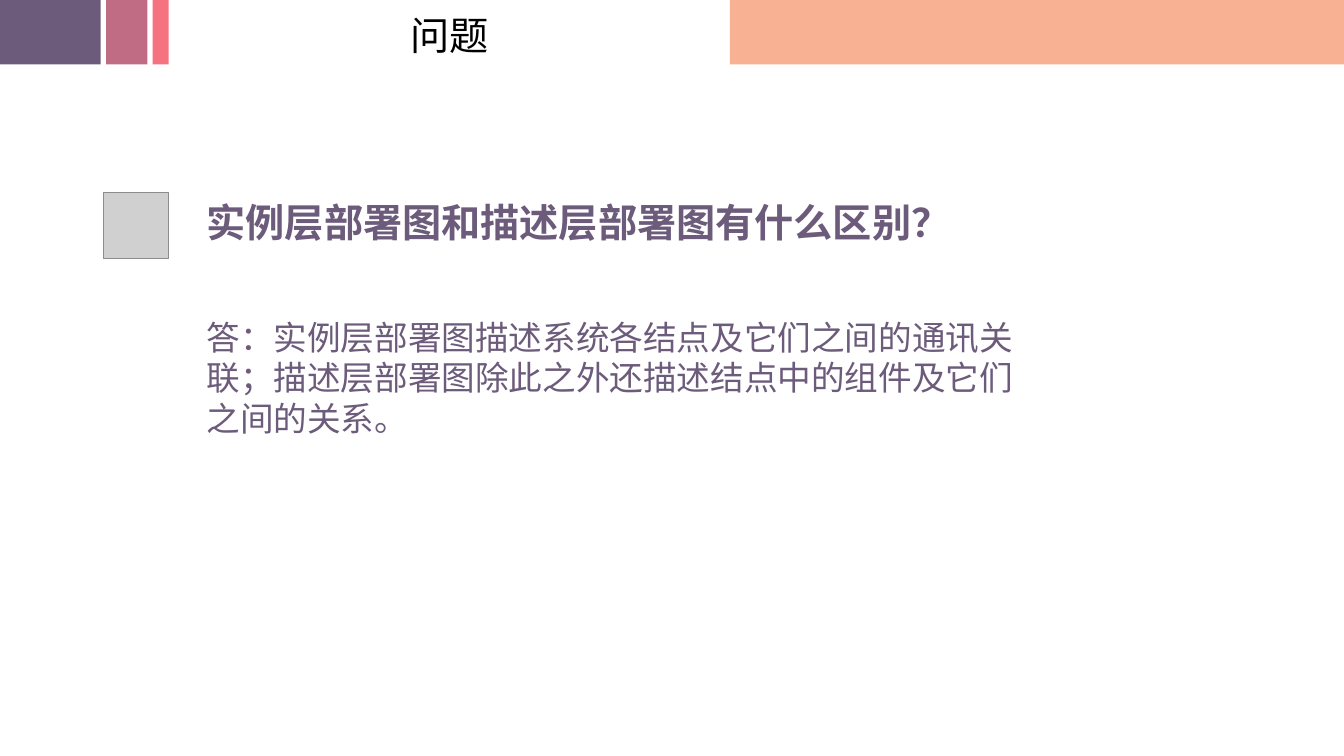
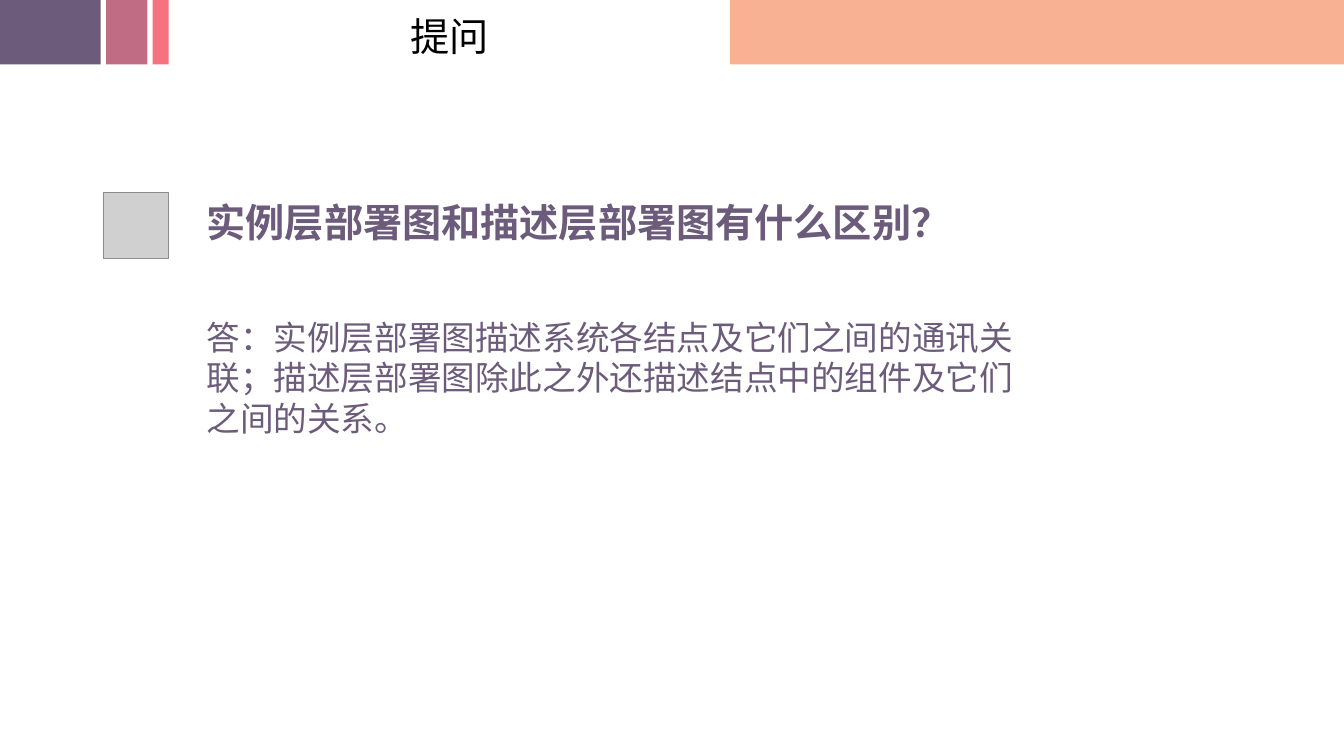
Before and after one commit to SRA2021-G04/project, a slide deck: slide 102 of 非受控文件/翻转课堂/SRA2021-G04-翻转课堂03.pptx (slide 103 before the commit). Drawn at 1344x756 pixels with LibreOffice and Linux fonts; fonts in the diff are those of the drawing; grey boxes stand for pictures; background and template pictures are left out. Boxes give left, top, right and bottom in pixels: in the first picture for what was removed or moved away, otherwise in the second. Text is boxed around its words. In the diff, an @@ line names an element or a change of style, - is before the commit and + after.

Commit message:
update

```diff
--- a/非受控文件/翻转课堂/SRA2021-G04-翻转课堂03.pptx
+++ b/非受控文件/翻转课堂/SRA2021-G04-翻转课堂03.pptx
@@ text at box(410, 18, 488, 54): text changed @@
-问题
+提问
```
Also in this commit, not shown: 1 other slide changed, 4 slides added, 4 slides removed.
